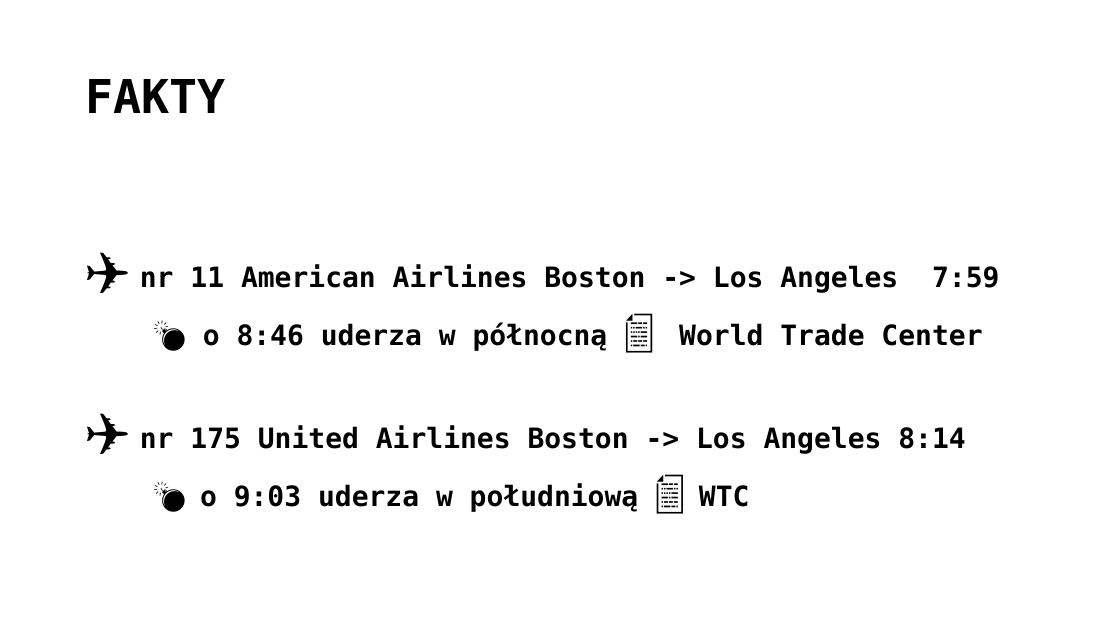
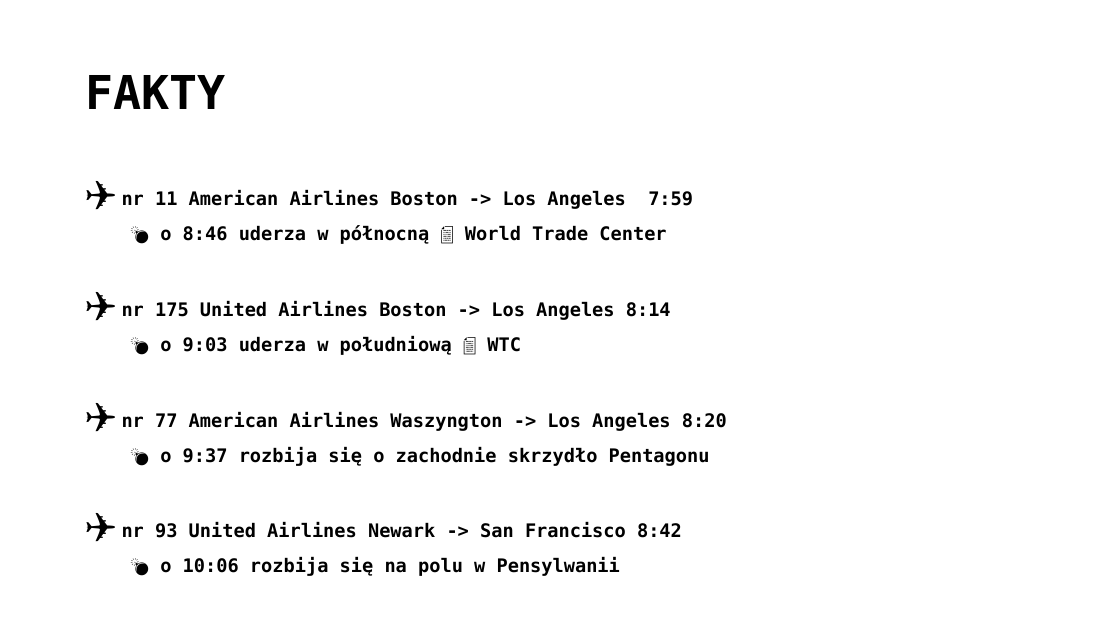
Before and after one commit to MikolajRowicki/Airlines, a slide deck: slide 2 of Ryszard/presentation_WTC.pptx. Drawn at 1120x630 pixels with LibreOffice and Linux fonts; fonts in the diff are those of the drawing; background and template pictures are left out. Boxes give left, top, right and bottom in pixels: in the first picture for what was removed or moved away, otherwise in the second. Text is boxed around its words. In the diff, an @@ line names an element or a change of style, - is before the commit and + after.

Commit message:
Final

```diff
--- a/Ryszard/presentation_WTC.pptx
+++ b/Ryszard/presentation_WTC.pptx
@@ title "FAKTY": place and size @@
-title "FAKTY" at <box>85,79,225,113</box>
+title "FAKTY" at <box>85,75,225,109</box>
@@ text "✈ nr 11 American Airlines ...": place and size @@
-text "✈ nr 11 American Airlines ..." at <box>140,264,999,512</box>
+text "✈ nr 11 American Airlines ..." at <box>122,191,727,576</box>
@@ text at <box>122,191,693,355</box>: size 40 to 28 pt in "✈", "✈"; size 24 to 16 pt in "nr 11 American Airlines Boston -> Los ...", "o 8:46 uderza w północną World Trade ...", "nr 175 United Airlines Boston -> Los ...", "o 9:03 uderza w południową WTC"; size 28 to 16 pt in "💣", "💣"; size 36 to 16 pt in "📄", "📄" @@
@@ text at <box>122,412,727,576</box>: paragraphs added @@
+✈ nr 77 American Airlines Waszyngton -> Los Angeles 8:20
+💣 o 9:37 rozbija się o zachodnie skrzydło Pentagonu
+✈ nr 93 United Airlines Newark -> San Francisco 8:42
+💣 o 10:06 rozbija się na polu w Pensylwanii
```
Also in this commit, not shown: 1 other slide changed, 4 slides removed.
